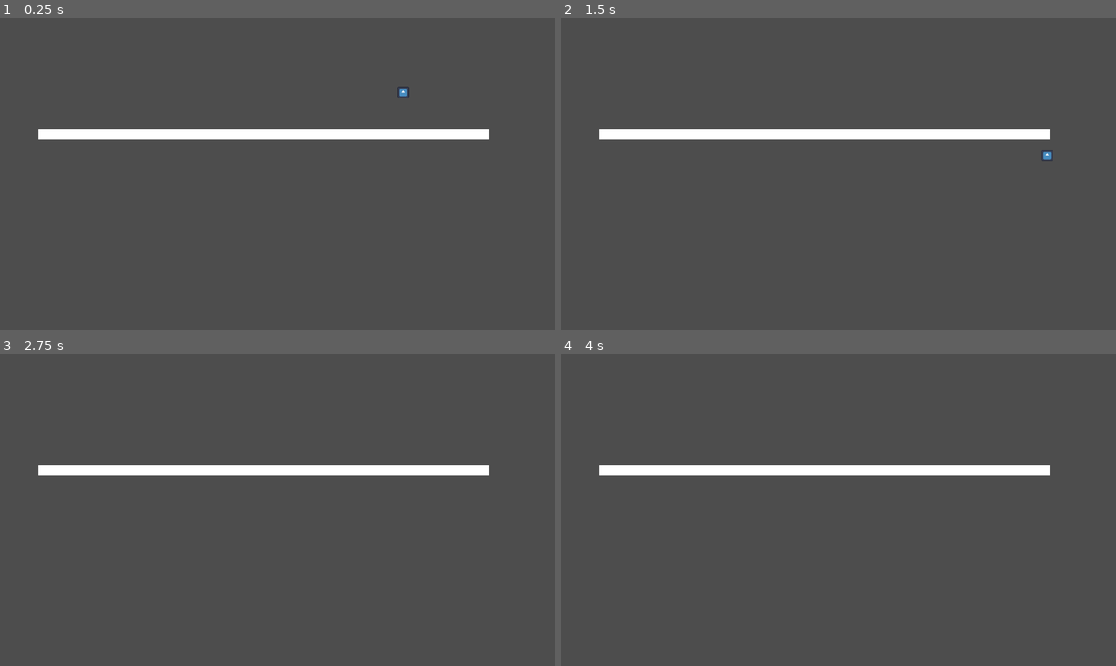
Above: before the commit, frames 1-4 (two rows, left to right).
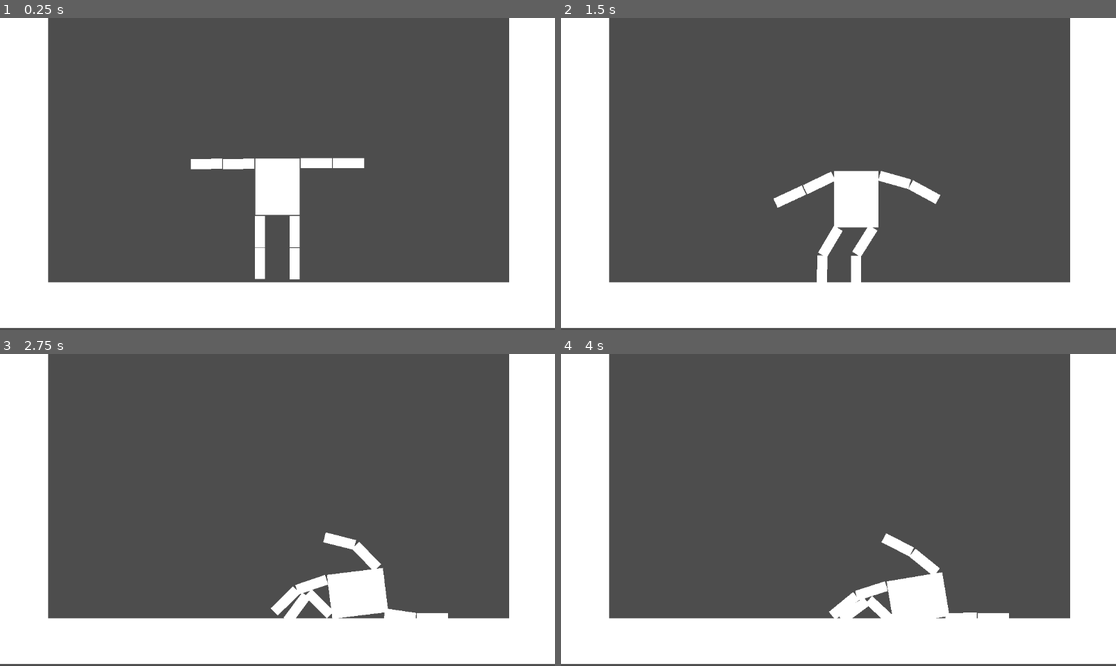
Above: after the commit, the same moments.

Repository: analog-wizard/HogHacks
Game: Godot game, scene res://Main.tscn
Two runs of this game, one before a commit and one after it. Both use one fixed random seed, a clock stepped at 60 frames per second and the inputs below. Before the commit the project starts from res://node_2d.tscn. The engine's default icon, where the game draws it, is replaced by a stand-in: a white triangle on a blue panel in a dark square.
Inputs:
- Up to frame 1 (0.25 s): no input
- Up to frame 2 (1.5 s): hold Right (ui_right) 0.53-1.28 s; hold Left (ui_left) from 1.28 s (still down)
- Up to frame 3 (2.75 s): release Left (ui_left) at 2.03 s; hold Right (ui_right) from 2.03 s (still down)
- Up to frame 4 (4 s): release Right (ui_right) at 2.78 s; hold Up (ui_up) 2.78-3.53 s; hold Left (ui_left) from 3.53 s (still down)

The runs differ from the first frame. In frame 1, 35% of the frame differs, in the area x 0-100%, y 0-100%; in frame 2, 35%; in frame 3, 34%; in frame 4, 34%.

Commit message:
Add More Joints

Diff:
--- a/Main.tscn
+++ b/Main.tscn
@@ -97,6 +97,7 @@
 offset_top = 1.0
 offset_right = 10.0
 offset_bottom = 66.0
+metadata/_edit_use_anchors_ = true
 
 [node name="Left Leg" type="RigidBody2D" parent="Player"]
 position = Vector2(-442, 71)
@@ -110,9 +111,10 @@
 offset_top = 1.0
 offset_right = 10.0
 offset_bottom = 66.0
+metadata/_edit_use_anchors_ = true
 
 [node name="Right Leg" type="RigidBody2D" parent="Player"]
-position = Vector2(-363, 72)
+position = Vector2(-370, 71)
 
 [node name="CollisionShape2D" type="CollisionShape2D" parent="Player/Right Leg"]
 position = Vector2(-1.5, 35)
@@ -123,6 +125,7 @@
 offset_top = 1.0
 offset_right = 10.0
 offset_bottom = 66.0
+metadata/_edit_use_anchors_ = true
 
 [node name="Right Arm" type="RigidBody2D" parent="Player"]
 position = Vector2(-359, -38)
@@ -138,26 +141,107 @@
 offset_right = 10.0
 offset_bottom = 66.0
 
-[node name="PinJoint2D" type="PinJoint2D" parent="Player"]
+[node name="Left Shoulder" type="PinJoint2D" parent="Player"]
 position = Vector2(-453, -37)
 node_a = NodePath("../Chest")
 node_b = NodePath("../Left Arm")
 disable_collision = false
 
-[node name="PinJoint2D2" type="PinJoint2D" parent="Player"]
+[node name="Right Shoulder" type="PinJoint2D" parent="Player"]
 position = Vector2(-359, -38)
 node_a = NodePath("../Chest")
 node_b = NodePath("../Right Arm")
 disable_collision = false
 
-[node name="PinJoint2D3" type="PinJoint2D" parent="Player"]
+[node name="Left Hip" type="PinJoint2D" parent="Player"]
 position = Vector2(-443, 71)
 node_a = NodePath("../Chest")
 node_b = NodePath("../Left Leg")
 disable_collision = false
 
-[node name="PinJoint2D4" type="PinJoint2D" parent="Player"]
-position = Vector2(-364, 72)
+[node name="RIght Hip" type="PinJoint2D" parent="Player"]
+position = Vector2(-369, 71)
 node_a = NodePath("../Chest")
 node_b = NodePath("../Right Leg")
 disable_collision = false
+
+[node name="Left Forearm" type="RigidBody2D" parent="."]
+position = Vector2(-515, -36)
+rotation = 1.56569
+
+[node name="CollisionShape2D" type="CollisionShape2D" parent="Left Forearm"]
+position = Vector2(-1.5, 35)
+shape = SubResource("RectangleShape2D_6i2hu")
+
+[node name="ColorRect" type="ColorRect" parent="Left Forearm"]
+offset_left = -11.0
+offset_top = 1.0
+offset_right = 10.0
+offset_bottom = 66.0
+metadata/_edit_use_anchors_ = true
+
+[node name="Left Elbow" type="PinJoint2D" parent="."]
+position = Vector2(-515, -37)
+node_a = NodePath("../Player/Left Arm")
+node_b = NodePath("../Left Forearm")
+disable_collision = false
+
+[node name="Right Forearm" type="RigidBody2D" parent="."]
+position = Vector2(-287, -38)
+rotation = -1.57295
+
+[node name="CollisionShape2D" type="CollisionShape2D" parent="Right Forearm"]
+position = Vector2(-1.5, 35)
+shape = SubResource("RectangleShape2D_6i2hu")
+
+[node name="ColorRect" type="ColorRect" parent="Right Forearm"]
+offset_left = -11.0
+offset_top = 1.0
+offset_right = 10.0
+offset_bottom = 66.0
+
+[node name="Right Elbow" type="PinJoint2D" parent="."]
+position = Vector2(-287, -38)
+node_a = NodePath("../Player/Right Arm")
+node_b = NodePath("../Right Forearm")
+disable_collision = false
+
+[node name="Right Shin" type="RigidBody2D" parent="."]
+position = Vector2(-365, 138)
+
+[node name="CollisionShape2D" type="CollisionShape2D" parent="Right Shin"]
+position = Vector2(-1.5, 35)
+shape = SubResource("RectangleShape2D_6i2hu")
+
+[node name="ColorRect" type="ColorRect" parent="Right Shin"]
+offset_left = -11.0
+offset_top = 1.0
+offset_right = 10.0
+offset_bottom = 66.0
+metadata/_edit_use_anchors_ = true
+
+[node name="Right Knee" type="PinJoint2D" parent="."]
+position = Vector2(-364, 138)
+node_a = NodePath("../Player/Right Leg")
+node_b = NodePath("../Right Shin")
+disable_collision = false
+
+[node name="Left Shin" type="RigidBody2D" parent="."]
+position = Vector2(-437, 137)
+
+[node name="CollisionShape2D" type="CollisionShape2D" parent="Left Shin"]
+position = Vector2(-1.5, 35)
+shape = SubResource("RectangleShape2D_6i2hu")
+
+[node name="ColorRect" type="ColorRect" parent="Left Shin"]
+offset_left = -11.0
+offset_top = 1.0
+offset_right = 10.0
+offset_bottom = 66.0
+metadata/_edit_use_anchors_ = true
+
+[node name="Left Knee" type="PinJoint2D" parent="."]
+position = Vector2(-438, 137)
+node_a = NodePath("../Player/Left Leg")
+node_b = NodePath("../Left Shin")
+disable_collision = false
--- a/project.godot
+++ b/project.godot
@@ -11,7 +11,7 @@
 [application]
 
 config/name="Hog Hacks"
-run/main_scene="res://node_2d.tscn"
+run/main_scene="res://Main.tscn"
 config/features=PackedStringArray("4.2", "GL Compatibility")
 config/icon="res://icon.svg"
 
Not shown: 1 places in sprite_2d.tscn that only renumber resources
